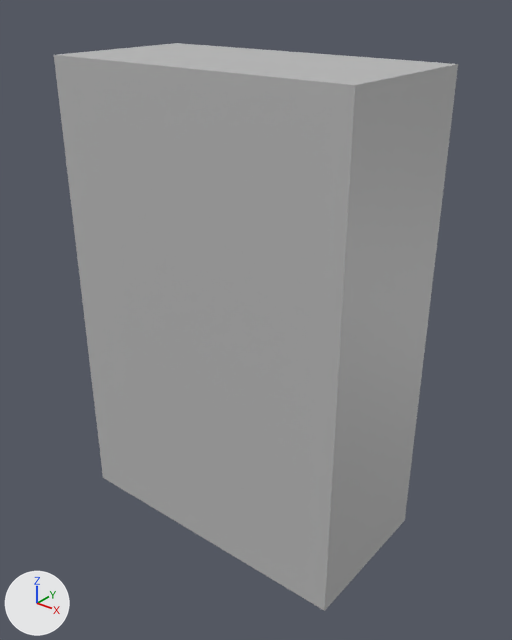
Two versions of the FBX model Bullet Ballet Prototype/Assets/Meshes/Door_001_Lobby_001_Single.fbx, one commit apart.
Before and after are seen from a camera (50 mm lens) standing at (3.09, -3.14, 3.41) and looking at (0.58, 0.0, 1.46). Lighting does not change. The marker at lower left points along +X, +Y and +Z. Where no turn or scale is listed for an object, it has been applied to the vertices.

Objects in the first picture: 'Door_001_Lobby_001_Single'.
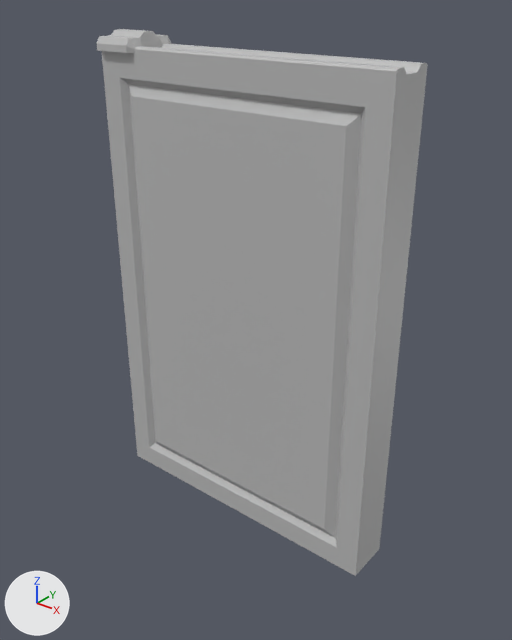
Commit message: Added in new door mesh from Beaudean

Pixel boxes [x1, y1, x2, y2] of what changed, in the pictures (512 x 640 px):
'Door_001_Lobby_001_Single', reshaped (18% narrower): before [54, 43, 458, 611]; after [97, 29, 428, 576]

The edits, one by one:
me_mesh is used by ob_door_001_lobby_001_single; location (0.0, 0.0, 0.0).
me_mesh had 8 vertices, 6 faces and spanned x -0.5..1.5, y -0.5..0.5, z 0.0..3.0.
me_mesh now has 120 vertices, 116 faces and spans x -0.5..1.5, y -0.18..0.18, z 0.0..3.11.
me_mesh part 1: the whole mesh is rebuilt.
